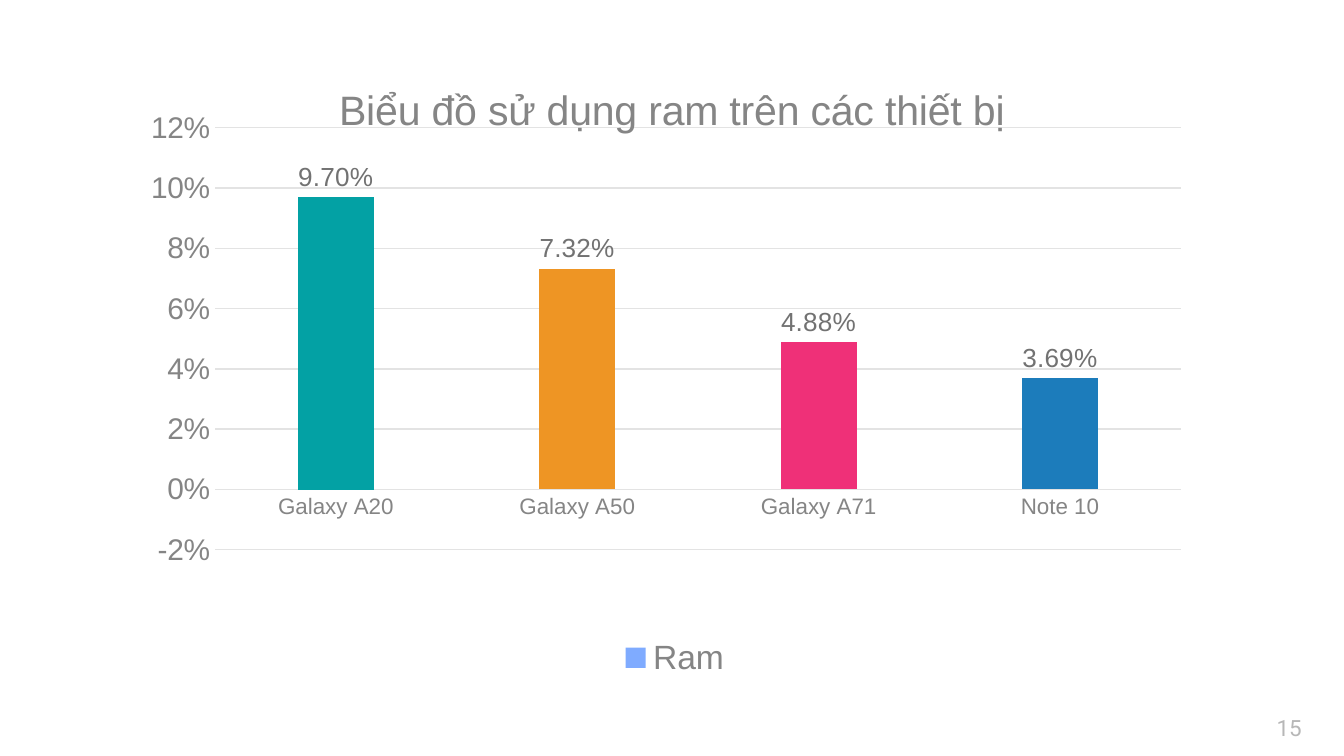
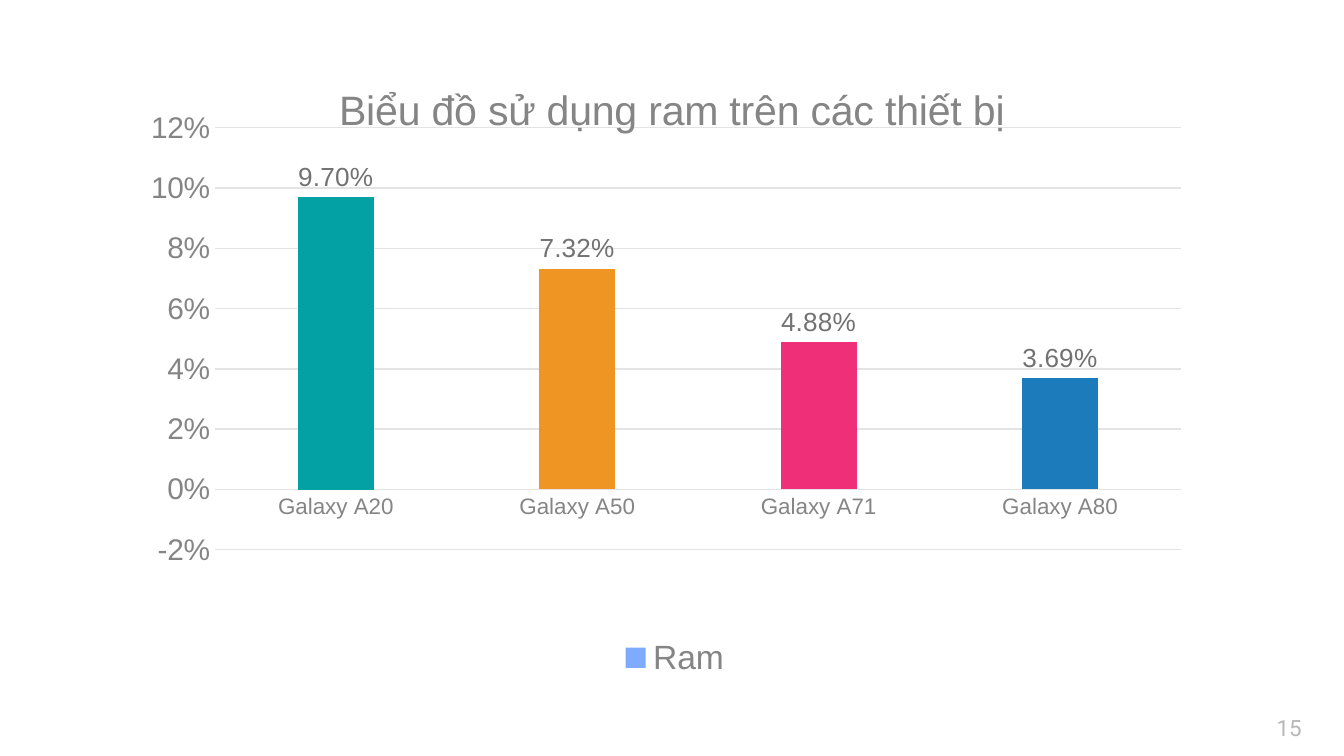
Before and after one commit to daihieptn97/share, a slide deck: slide 15 of PP báo cáo đồ án _ TRần Đại Hiệp.pptx. Drawn at 1344x756 pixels with LibreOffice and Linux fonts; fonts in the diff are those of the drawing. Boxes give left, top, right and bottom in pixels: in the first picture for what was removed or moved away, otherwise in the second. Text is boxed around its words. In the diff, an @@ line names an element or a change of style, - is before the commit and + after.

```diff
--- a/PP báo cáo đồ án _ TRần Đại Hiệp.pptx
+++ b/PP báo cáo đồ án _ TRần Đại Hiệp.pptx
@@ column chart at [151,63,1192,694] @@
-categories: Galaxy A20, Galaxy A50, Galaxy A71, Note 10
+categories: Galaxy A20, Galaxy A50, Galaxy A71, Galaxy A80
```
Also in this commit, not shown: 1 other file.
